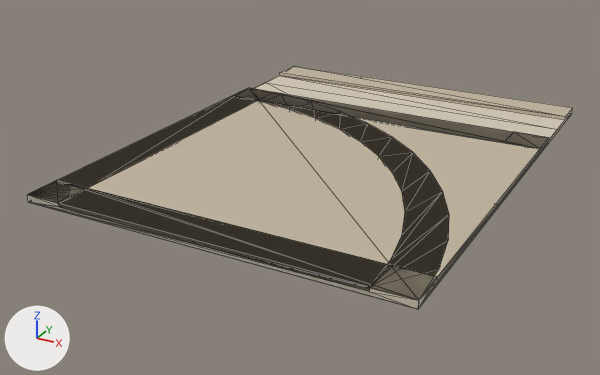
Before and after pictures for a commit that changed the glTF model public/models/roads.glb.
Camera for both pictures: a 50 mm camera at (0.952, -1.782, 0.837) aimed at (-0.066, 0.069, -0.088). Lighting does not change. The marker at lower left points along +X, +Y and +Z. The first picture is the older version. Mesh edges are drawn as thin lines. Where no turn or scale is listed for an object, it has been applied to the vertices.

In view in the first picture: 'road-bend', 'road-crossroad', 'road-end', 'road-intersection', 'road-side', 'road-straight', 'tile-low'.
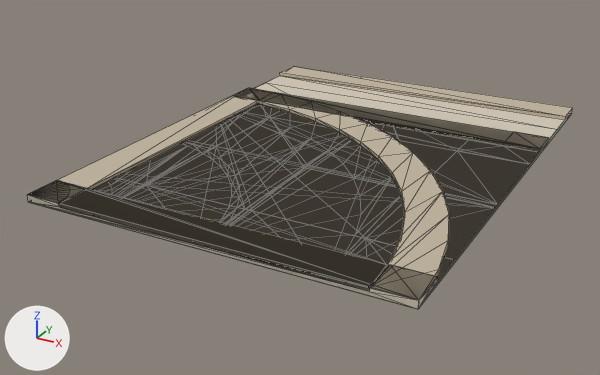
Location of each change, [x1, y1, x2, y2] in pixels of the pictures (600 x 375 px):
'tile-low', deleted (beige): before [45, 90, 547, 297]
'road-bend', unchanged, uncovered by the edit: before [28, 88, 449, 308]; after [28, 88, 449, 299]
'road-straight', unchanged, uncovered by the edit: before [32, 89, 528, 300]; after [32, 89, 538, 300]
'road-intersection', unchanged, uncovered by the edit: [27, 88, 549, 309] in both
'road-crossroad', unchanged, uncovered by the edit: [30, 89, 548, 300] in both

What the commit changed:
Object 'tile-low' (ob_tile_low) is deleted.
